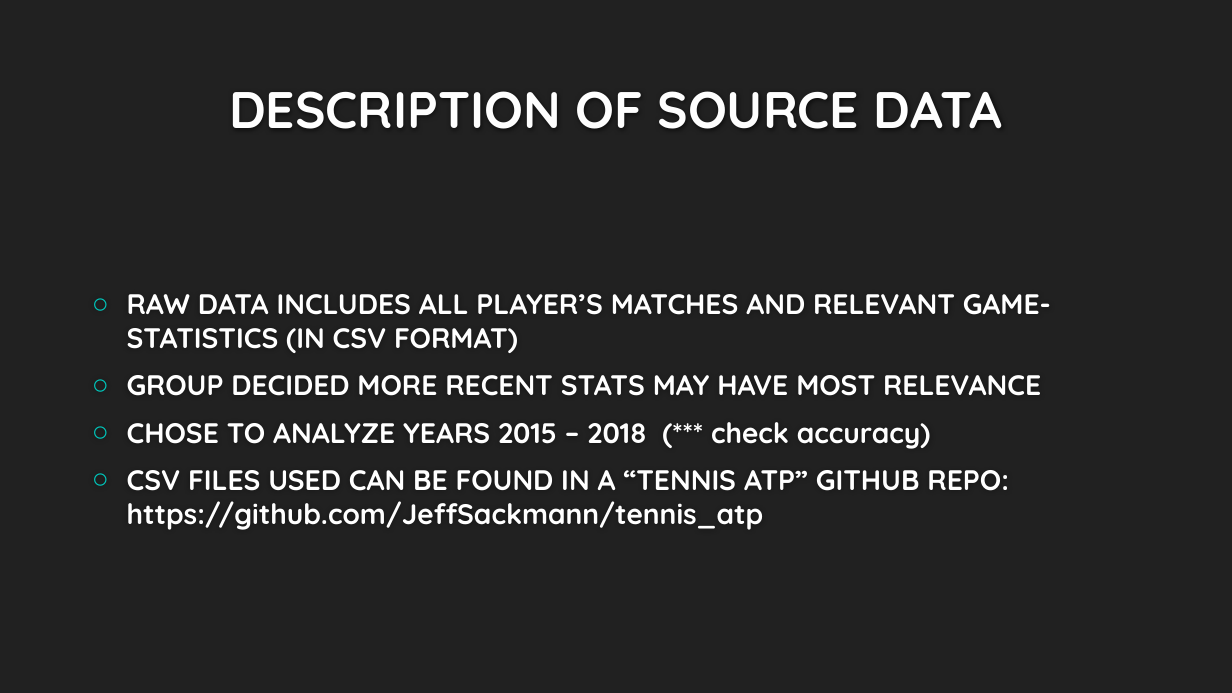
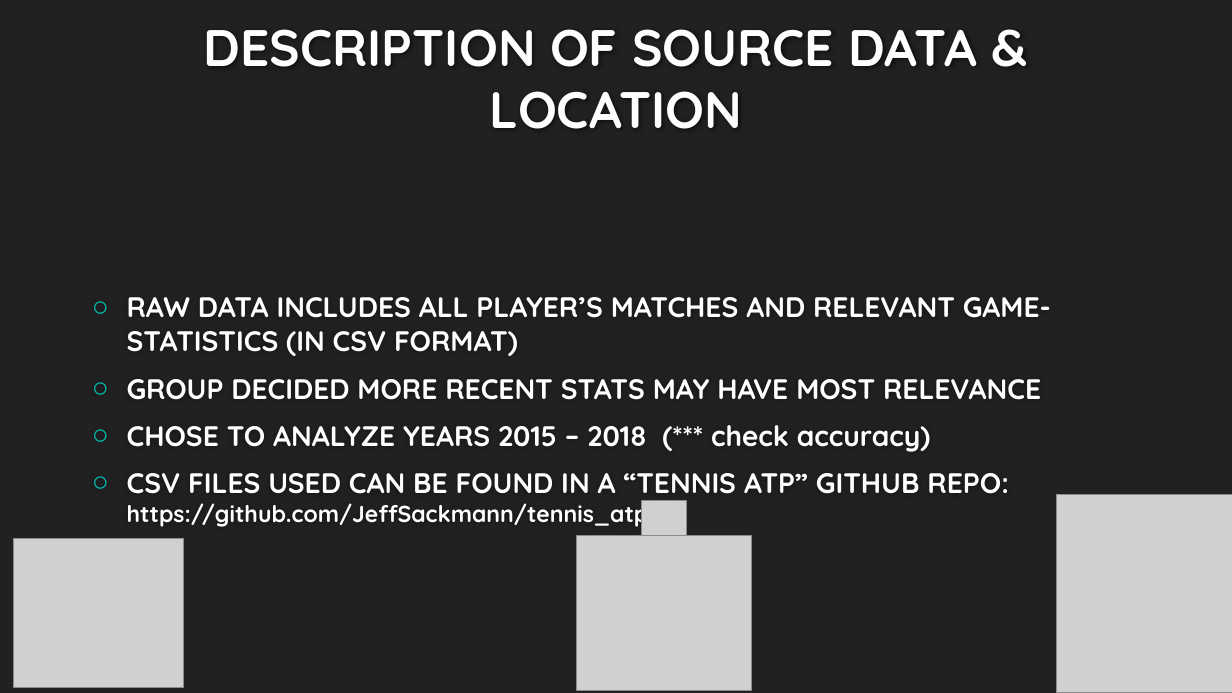
Before and after one commit to APK500/project-three, a slide deck: slide 5 of UNABLE LARKS! – PREDICTING TENNIS.pptx (slide 4 before the commit). Drawn at 1232x693 pixels with LibreOffice and Linux fonts; fonts in the diff are those of the drawing; grey boxes stand for pictures; background and template pictures are left out. Boxes give left, top, right and bottom in pixels: in the first picture for what was removed or moved away, otherwise in the second. Text is boxed around its words. In the diff, an @@ line names an element or a change of style, - is before the commit and + after.

```diff
--- a/UNABLE LARKS! – PREDICTING TENNIS.pptx
+++ b/UNABLE LARKS! – PREDICTING TENNIS.pptx
@@ title at [204, 29, 977, 129]: text changed @@
-DESCRIPTION OF SOURCE DATA
+DESCRIPTION OF SOURCE DATA & LOCATION
@@ text at [127, 473, 1009, 528]: size 22 to 18 pt in "https://github.com/JeffSackmann/tennis_atp" @@
@@ picture added at [642, 501, 687, 539] @@
@@ picture added at [1056, 494, 1232, 693] @@
@@ picture added at [13, 539, 183, 688] @@
@@ picture added at [577, 536, 751, 691] @@
```
Also in this commit, not shown: 10 slides added, 8 other files.
